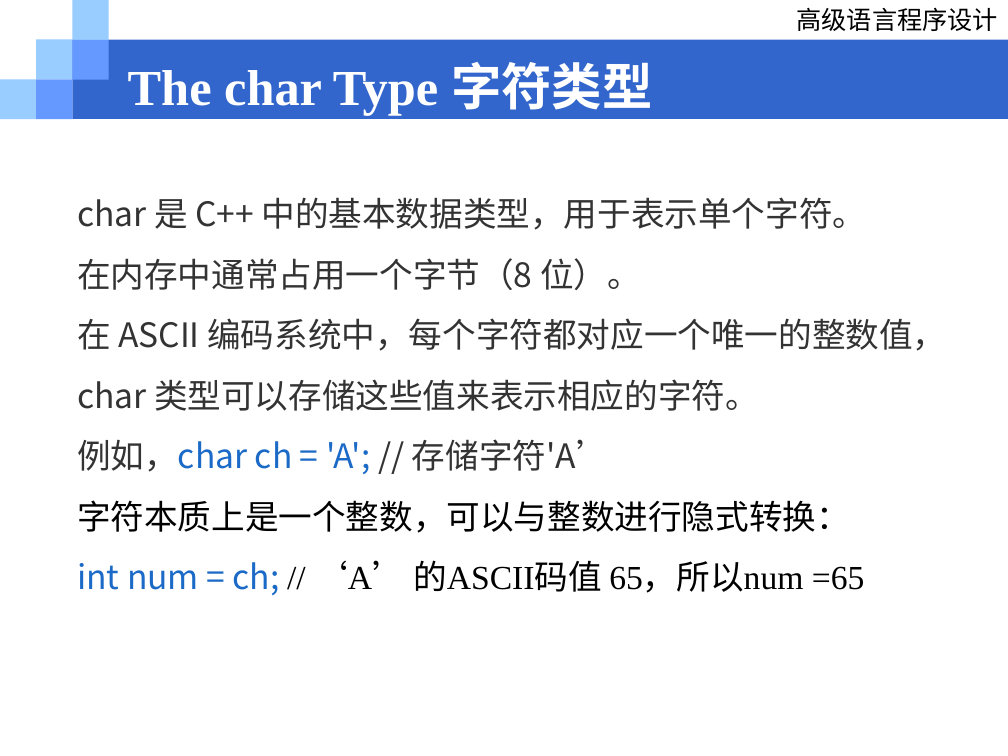
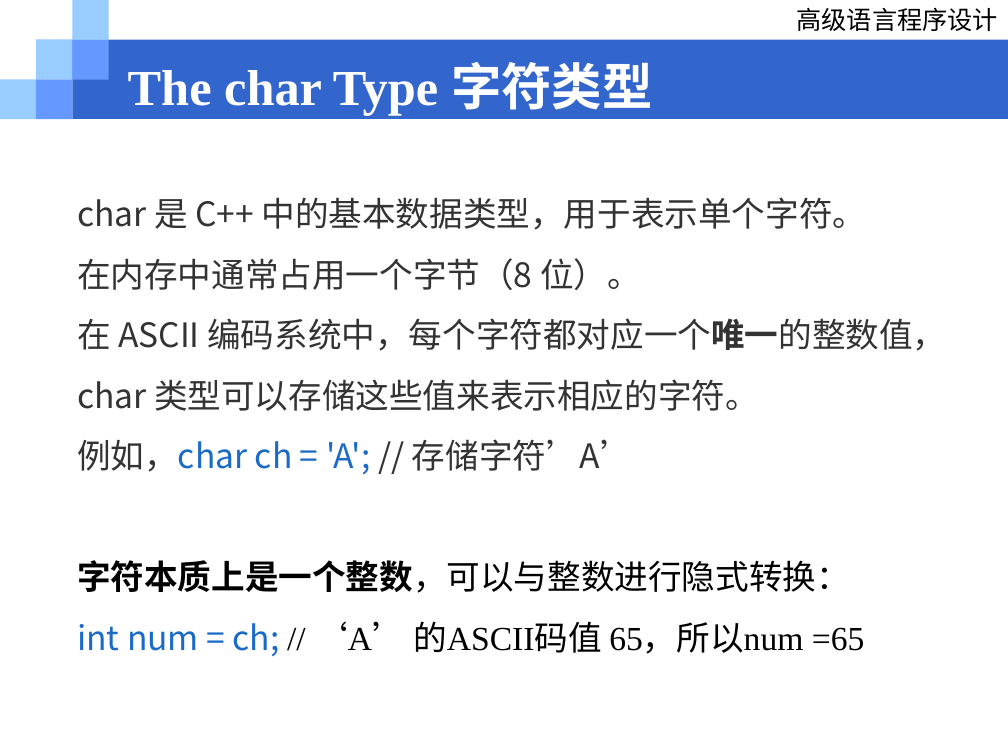
Before and after one commit to Love-Archetto/Tju-WA-Resources, a slide deck: slide 37 of 学术相关/程序设计/02_基础知识_发布版.ppt (slide 34 before the commit). Drawn at 1008x756 pixels with LibreOffice and Linux fonts; fonts in the diff are those of the drawing; background and template pictures are left out. Boxes give left, top, right and bottom in pixels: in the first picture for what was removed or moved away, otherwise in the second. Text is boxed around its words. In the diff, an @@ line names an element or a change of style, - is before the commit and + after.

```diff
--- a/学术相关/程序设计/02_基础知识_发布版.ppt
+++ b/学术相关/程序设计/02_基础知识_发布版.ppt
@@ text at bbox=[77, 318, 946, 593]: bold on in "编码系统中，每个字符都对应一个唯一的整数值，char", "字符本质上是一个整数，可以与整数进行隐式转换：" @@
@@ text at bbox=[77, 439, 634, 474]: text changed @@
-例如，char ch = 'A'; // 存储字符'A’
+例如，char ch = 'A'; // 存储字符’A’
```
Also in this commit, not shown: 10 other slides changed, 4 slides added, 2 other files.
